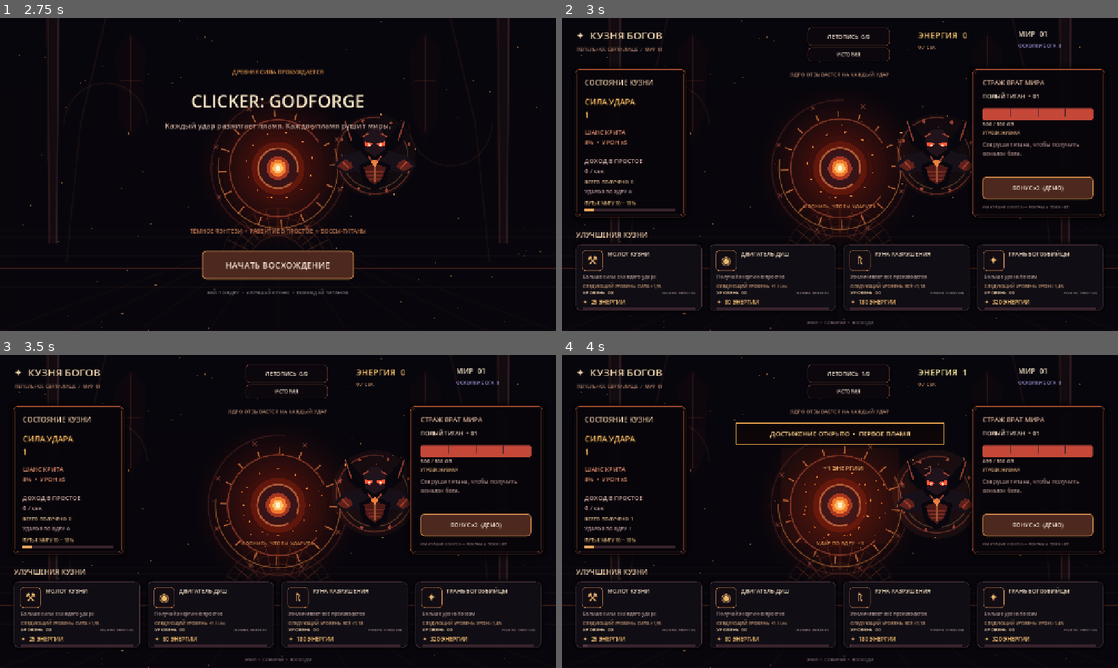
Above: before the commit, frames 1-4 (two rows, left to right).
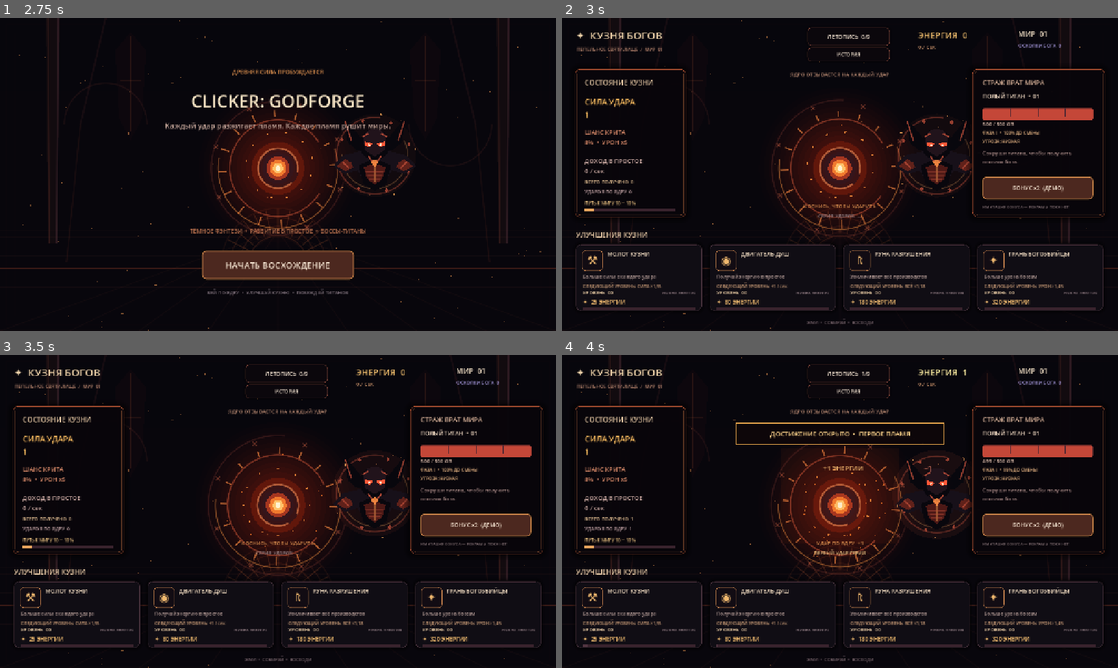
Above: after the commit, the same moments.

Repository: filesgloom-png/CLICKER-GODFORGE-
Game: Godot game, scene res://scenes/main.tscn
Same seed, same stepped clock (60 frames per second), same inputs: the game is played once before the commit and once after it.
Inputs (mouse positions are in pixels of both pictures, inside the frame that each line leads up to):
- Up to frame 1 (2.75 s): no input
- Up to frame 2 (3 s): click "НАЧАТЬ ВОСХОЖДЕНИЕ" at 2.75 s
- Up to frame 3 (3.5 s): no input
- Up to frame 4 (4 s): click (840, 495) at 3.5 s

Frame 1 is identical in both runs. In frame 2, 0.5% of the frame differs, in the area x 46-93%, y 35-65%; in frame 3, 0.5%; in frame 4, 0.6%, in the area x 45-93%, y 35-65%.

Commit message:
Add boss phase telemetry and strike combo feedback

Diff:
--- a/scripts/game.gd
+++ b/scripts/game.gd
@@ -16,6 +16,8 @@
 var boss_transition_flash := 0.0
 var boss_hit_flash := 0.0
 var boss_shake := 0.0
+var combo_count := 0
+var combo_time := 0.0
 var combat_popups: Array[Dictionary] = []
 var upgrade_feedback_time := [0.0, 0.0, 0.0, 0.0]
 var energy_flash := 0.0
@@ -82,6 +84,13 @@
 		achievement_popup_time = 3.0
 	boss_hit_flash = maxf(0.0, boss_hit_flash - delta * 3.2)
 	boss_shake = move_toward(boss_shake, 0.0, delta * 4.8)
+	if combo_time > 0.0:
+		combo_time = maxf(0.0, combo_time - delta)
+		if combo_time <= 0.0:
+			combo_count = 0
+			if playing and ui_labels.has("combo"):
+				ui_labels["combo"].text = "СЕРИЯ УДАРОВ: —"
+				ui_labels["combo"].add_theme_color_override("font_color", Color("#8c777b"))
 	if boss_bar != null and is_instance_valid(boss_bar):
 		boss_bar.modulate = Color(1.0, 1.0 + boss_hit_flash * 0.24, 1.0 + boss_hit_flash * 0.10, 1.0)
 	for popup_index in range(combat_popups.size() - 1, -1, -1):
@@ -470,6 +479,8 @@
 	core_button.pressed.connect(_strike_core)
 	ui_labels["hit"] = _label("КОСНИСЬ, ЧТОБЫ УДАРИТЬ", Vector2(510, 420), Vector2(260, 25), 12, Color("#d58b4c"))
 	ui_labels["hit"].horizontal_alignment = HORIZONTAL_ALIGNMENT_CENTER
+	ui_labels["combo"] = _label("СЕРИЯ УДАРОВ: —", Vector2(510, 445), Vector2(260, 22), 11, Color("#8c777b"))
+	ui_labels["combo"].horizontal_alignment = HORIZONTAL_ALIGNMENT_CENTER
 	_panel(Vector2(945, 118), Vector2(305, 340))
 	_label("СТРАЖ ВРАТ МИРА", Vector2(968, 136), Vector2(250, 24), 15, Color("#dfb89e"))
 	ui_labels["boss"] = _label(_boss_name(boss_stage), Vector2(968, 168), Vector2(250, 24), 13, Color("#f0d9c2"))
@@ -504,9 +515,10 @@
 		hp_marker.mouse_filter = Control.MOUSE_FILTER_IGNORE
 		add_child(hp_marker)
 	ui_labels["boss_hp"] = _label("500 / 500 ОЗ", Vector2(968, 232), Vector2(255, 22), 12, Color("#d8b9a8"))
-	ui_labels["boss_threat"] = _label("УГРОЗА: НИЗКАЯ", Vector2(968, 253), Vector2(255, 18), 10, Color("#d5a77a"))
+	ui_labels["boss_phase"] = _label("ФАЗА I  •  100% ОСТАЛОСЬ", Vector2(968, 253), Vector2(255, 18), 10, Color("#d5a77a"))
+	ui_labels["boss_threat"] = _label("УГРОЗА: НИЗКАЯ", Vector2(968, 273), Vector2(255, 18), 10, Color("#d5a77a"))
 	ui_labels["boss_threat"].horizontal_alignment = HORIZONTAL_ALIGNMENT_LEFT
-	ui_labels["boss_hint"] = _label("Сокруши титана, чтобы получить\nосколок бога.", Vector2(968, 277), Vector2(255, 48), 13, Color("#aa8b87"))
+	ui_labels["boss_hint"] = _label("Сокруши титана, чтобы получить\nосколок бога.", Vector2(968, 296), Vector2(255, 43), 12, Color("#aa8b87"))
 	boost_button = _button("БОНУС x2  (ДЕМО)", Vector2(968, 365), Vector2(255, 52), true)
 	boost_button.add_theme_font_size_override("font_size", 13)
 	boost_button.pressed.connect(_activate_ad_demo)
@@ -843,6 +855,11 @@
 
 func _strike_core() -> void:
 	total_clicks += 1
+	combo_count += 1
+	combo_time = 1.5
+	if ui_labels.has("combo"):
+		ui_labels["combo"].text = "СЕРИЯ УДАРОВ  ×%d" % combo_count if combo_count > 1 else "ПЕРВЫЙ УДАР СЕРИИ"
+		ui_labels["combo"].add_theme_color_override("font_color", Color("#ffe6a0") if combo_count >= 10 else Color("#e5bd7e"))
 	_check_achievements()
 	hit_flash = 1.0
 	core_recoil = 1.0
@@ -958,6 +975,13 @@
 		ui_labels["boss"].text = _boss_name(boss_stage) + "  •  %02d" % boss_stage
 		ui_labels["boss_hp"].text = _format_number(maxf(0.0, boss_hp)) + " / " + _format_number(boss_max_hp) + " ОЗ"
 		var hp_ratio: float = clampf(boss_hp / maxf(boss_max_hp, 1.0), 0.0, 1.0)
+		var phase_label: Label = ui_labels["boss_phase"]
+		var phase_number := 1 if hp_ratio > 0.75 else (2 if hp_ratio > 0.5 else (3 if hp_ratio > 0.25 else 4))
+		var phase_start := 1.0 - float(phase_number) * 0.25
+		var phase_end := 1.0 - float(phase_number - 1) * 0.25
+		var phase_progress := clampf((hp_ratio - phase_start) / maxf(phase_end - phase_start, 0.001), 0.0, 1.0)
+		phase_label.text = "ФАЗА %s  •  %d%% ДО СМЕНЫ" % [_roman_phase(phase_number), int(round(phase_progress * 100.0))]
+		phase_label.add_theme_color_override("font_color", Color("#ff715c") if phase_number >= 4 else (Color("#e6a45d") if phase_number >= 3 else Color("#d5a77a")))
 		var threat_label: Label = ui_labels["boss_threat"]
 		if hp_ratio <= 0.2:
 			threat_label.text = "УГРОЗА: КРИТИЧЕСКАЯ"
@@ -1034,6 +1058,18 @@
 		card.add_theme_stylebox_override("pressed", pressed)
 		card.add_theme_stylebox_override("disabled", disabled_style)
 
+func _roman_phase(phase_number: int) -> String:
+	match phase_number:
+		1:
+			return "I"
+		2:
+			return "II"
+		3:
+			return "III"
+		4:
+			return "IV"
+	return "I"
+
 func _upgrade_next_effect(index: int) -> String:
 	match index:
 		0:
